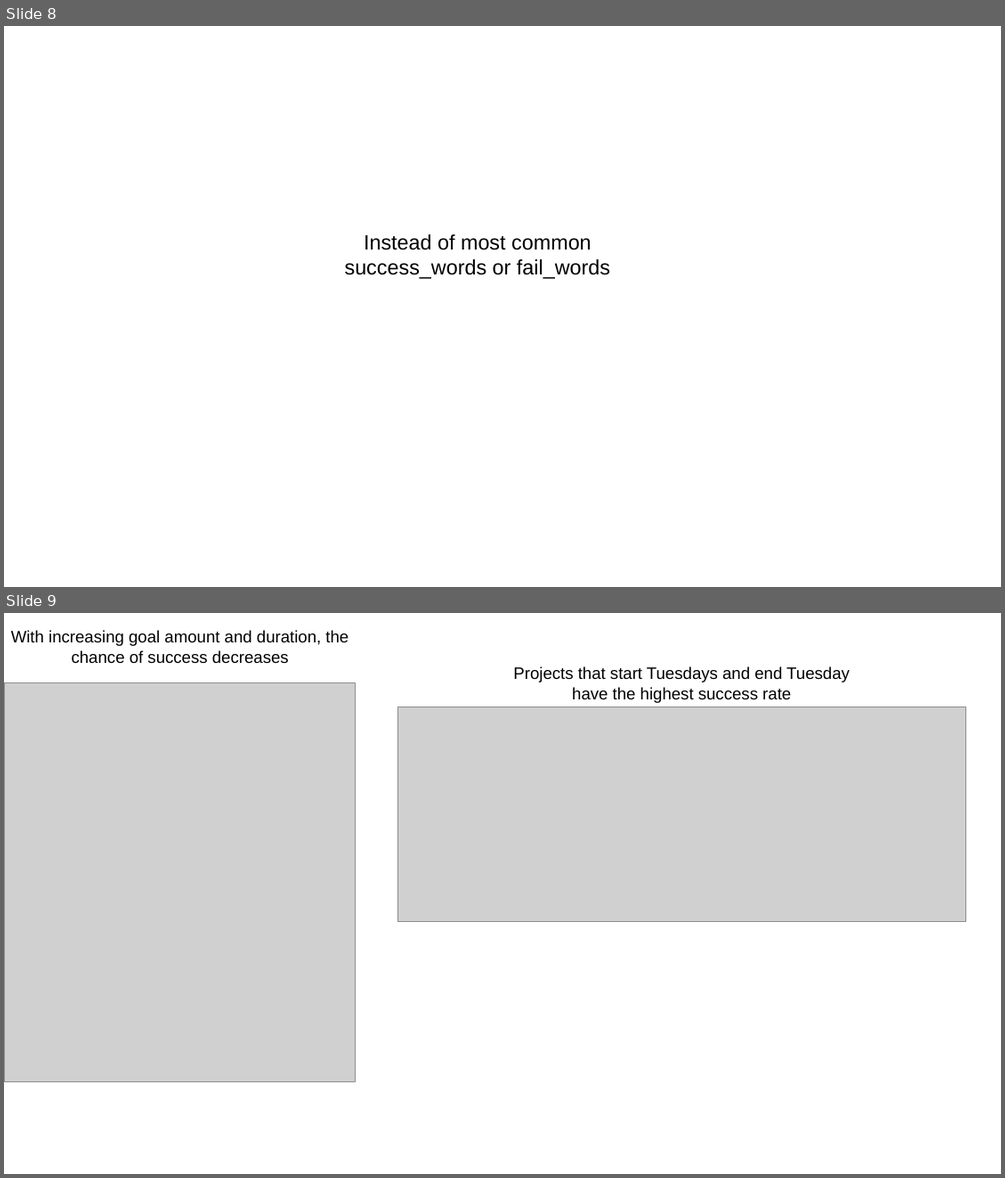
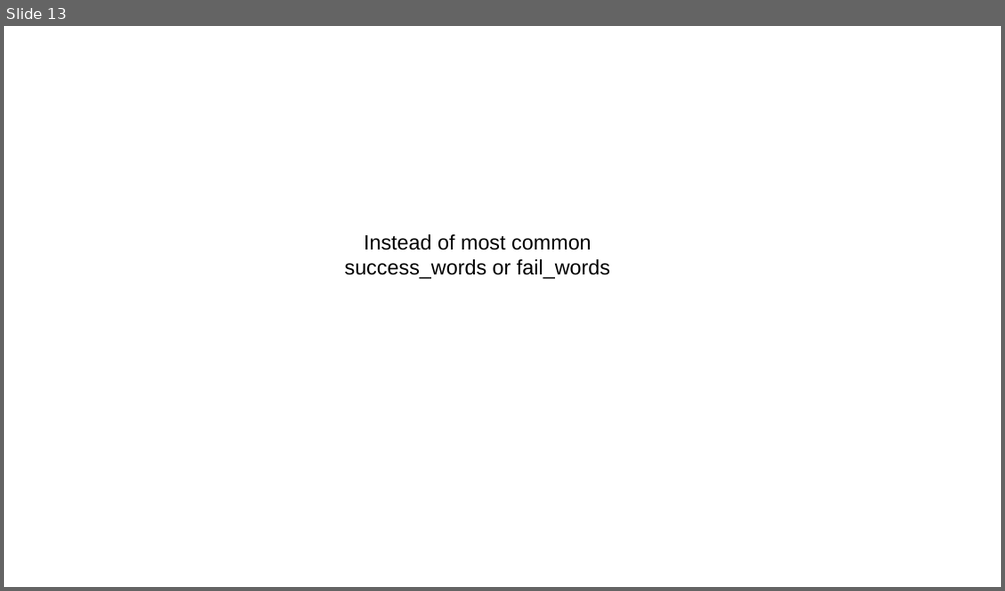
Before and after one commit to nicolerichter1989/kickstarter, a slide deck: kickstarter_presentation.pptx. Shown one above the other, each under a label of ours: slides 8 and 9 before the commit, slide 13 after it. The pictures are 1005x1178 and 1005x591 pixels, drawn with LibreOffice and Linux fonts; fonts in the diff are those of the drawing; grey boxes stand for pictures. Boxes give left, top, right and bottom in pixels: in the first picture for what was removed or moved away, otherwise in the second. Text is boxed around its words. In the diff, an @@ line names an element or a change of style, - is before the commit and + after.

```diff
--- a/kickstarter_presentation.pptx
+++ b/kickstarter_presentation.pptx
@@ slide 9 removed at (4,613,1001,1174), background #FFFFFF @@
@@ text removed at (11,630,348,664) @@
-With increasing goal amount and duration, the chance of success decreases
@@ picture removed at (5,683,356,1081) @@
@@ text removed at (513,666,850,703) @@
-Projects that start Tuesdays and end Tuesday have the highest success rate
@@ picture removed at (398,707,966,921) @@
@@ what was slide 8 is now slide 13 @@
```
Also in this commit, not shown: 3 slides changed, 5 slides added, 3 other files.
